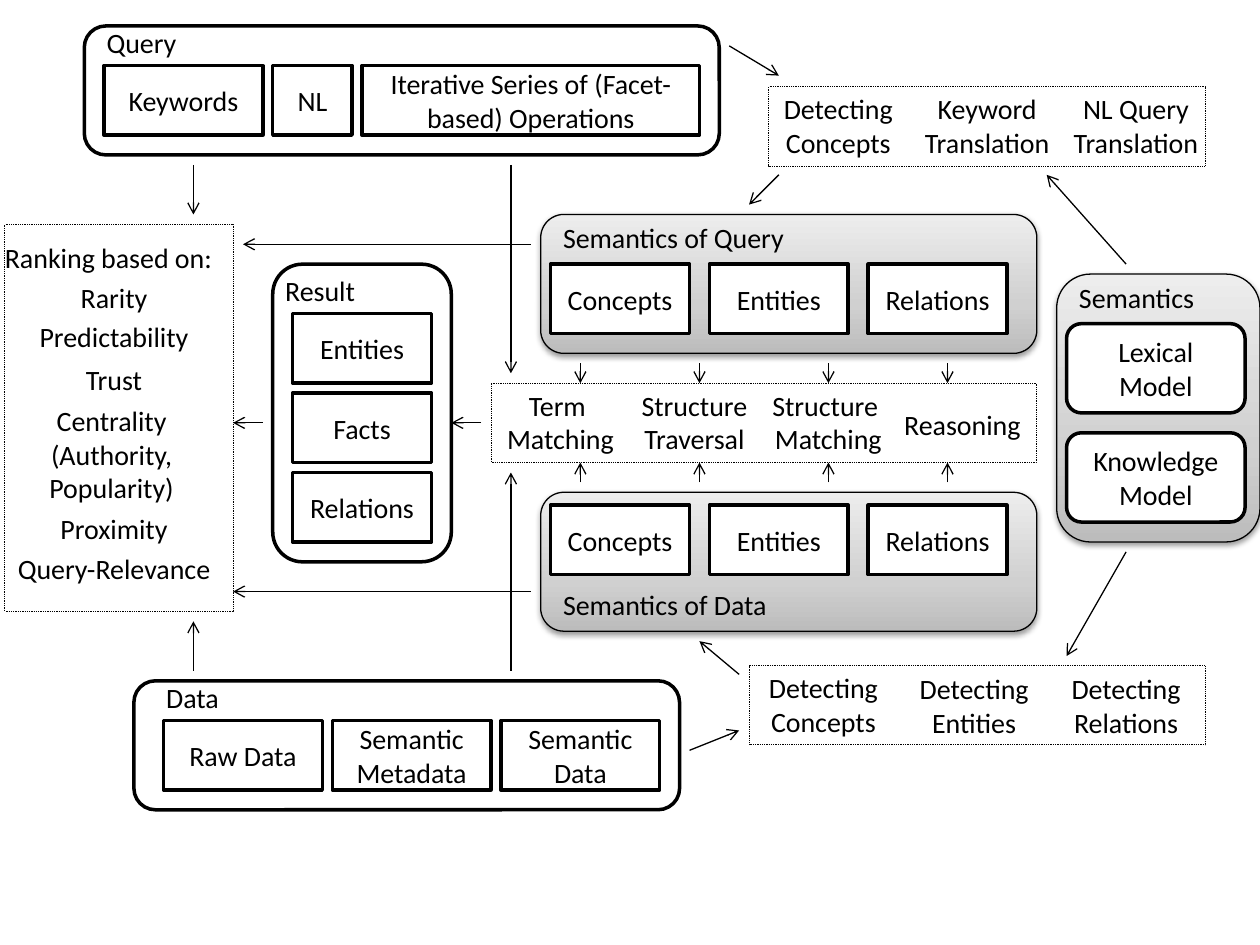
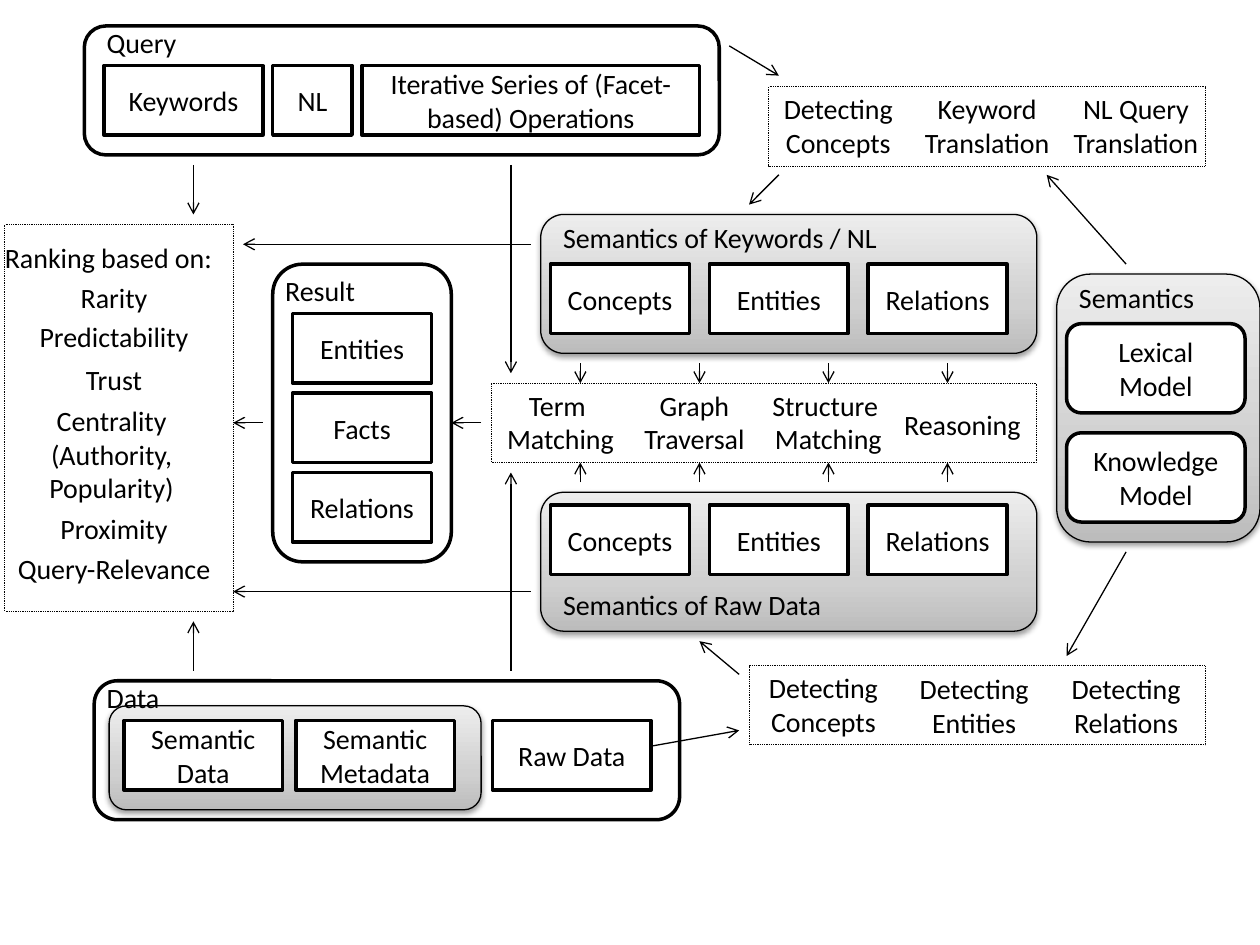
Before and after one commit to srinivasvuddanti/dtr-papers, a slide deck: slide 1 of tr-semanticsearchsurvey-data/figs/semsearch_detailed.pptx. Drawn at 1260x945 pixels with LibreOffice and Linux fonts; fonts in the diff are those of the drawing. Boxes give left, top, right and bottom in pixels: in the first picture for what was removed or moved away, otherwise in the second. Text is boxed around its words. In the diff, an @@ line names an element or a change of style, - is before the commit and + after.

```diff
--- a/tr-semanticsearchsurvey-data/figs/semsearch_detailed.pptx
+++ b/tr-semanticsearchsurvey-data/figs/semsearch_detailed.pptx
@@ text at (563, 228, 877, 253): text changed @@
-Semantics of Query
+Semantics of Keywords / NL
@@ text at (644, 396, 744, 450): text changed @@
-Structure Traversal
+Graph Traversal
@@ text at (563, 595, 821, 615): text changed @@
-Semantics of Data
+Semantics of Raw Data
@@ text "Data" rewrapped from (166, 690, 219, 709) to (107, 684, 160, 714) @@
@@ rounded rectangle: place and size @@
-rounded rectangle at (134, 680, 679, 809)
+rounded rectangle at (94, 680, 680, 819)
@@ rounded rectangle added at (110, 706, 481, 810), fill gradient #BDBDBD to #D1D1D1 to #EEEEEE, outline #000000 0.75 pt @@
@@ rectangle "Semantic Data": place and size @@
-rectangle "Semantic Data" at (501, 721, 660, 790)
+rectangle "Semantic Data" at (123, 721, 282, 790)
@@ rectangle "Semantic Metadata": place and size @@
-rectangle "Semantic Metadata" at (333, 721, 491, 790)
+rectangle "Semantic Metadata" at (296, 721, 455, 790)
@@ rectangle "Raw Data": place and size @@
-rectangle "Raw Data" at (164, 721, 323, 790)
+rectangle "Raw Data" at (493, 721, 651, 790)
@@ arrow moved from (689, 750) - (740, 731) to (651, 746) - (740, 731) @@
```
Also in this commit, not shown: 5 slides added, 34 other files.
